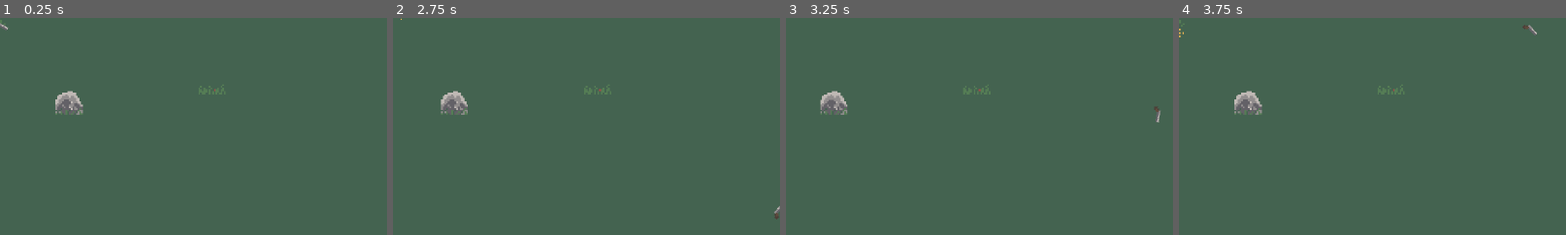
Above: before the commit, frames 1-4 (left to right).
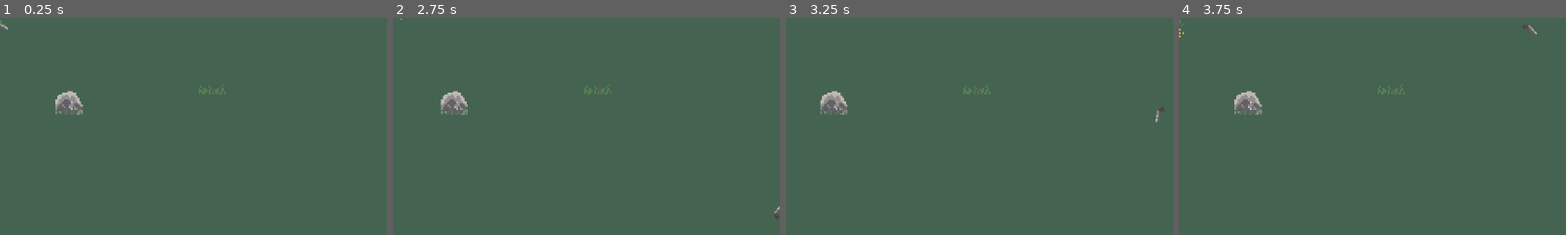
Above: after the commit, the same moments.

Repository: HedgeLizards/gobble
Game: Godot game, scene res://scenes/game.tscn
The game is run twice, just before and just after one commit, with the same random seed, the same clock (stepped at 60 frames per second) and the same inputs. This scene is started directly instead of the project's main scene.
Inputs (mouse positions are % of the whole screen's width and height, from its top left):
- Up to frame 1 (0.25 s): no input
- Up to frame 2 (2.75 s): tap Enter at 0.5, 2, 2.1 s; move the mouse to (72, 45) at 0.52 s; press the mouse at (72, 45) at 0.53 s; hold D (east) 0.53-1.28 s; tap Space at 1.25 s; move the mouse to (30, 55) at 1.27 s; release the mouse at (30, 55) at 1.28 s; hold S (south) 1.28-2.03 s; click (30, 55) at 1.35 s; move the mouse to (60, 28) at 2.02 s; press the mouse at (60, 28) at 2.03 s; hold D (east) from 2.03 s (still down)
- Up to frame 3 (3.25 s): move the mouse to (45, 70) at 2.77 s; release D (east) at 2.78 s; release the mouse at (45, 70) at 2.78 s; hold W (north) from 2.78 s (still down); click (45, 70) at 2.85 s
- Up to frame 4 (3.75 s): tap Space at 3.5 s; move the mouse to (80, 65) at 3.52 s; release W (north) at 3.53 s; press the mouse at (80, 65) at 3.53 s; hold A (west) from 3.53 s (still down)
The pictures show only the part of the screen within x 2-52%, y 0-50%; the shares and areas given below are measured in that part.

Frames 1-2 are identical in both runs. In frame 3, less than 0.1% of the frame differs, in the area x 95-98%, y 41-49%; in frame 4, nothing differs.

Commit message:
Fix Gun rotation and play shoot sound

Diff:
--- a/client/scenes/me.tscn
+++ b/client/scenes/me.tscn
@@ -1,8 +1,9 @@
-[gd_scene load_steps=5 format=3 uid="uid://ck2q3henidk1g"]
+[gd_scene load_steps=6 format=3 uid="uid://ck2q3henidk1g"]
 
 [ext_resource type="Script" path="res://scripts/me.gd" id="1_emed8"]
 [ext_resource type="Script" path="res://scripts/camera.gd" id="2_0fe2v"]
 [ext_resource type="Texture2D" uid="uid://dkof7xer4s15o" path="res://assets/Gobbles/Weapons/Gobble_Gun.png" id="3_bclpl"]
+[ext_resource type="AudioStream" uid="uid://cgpdy664su452" path="res://sounds/SFX_AutomaticRifle_Fire.wav" id="4_37to6"]
 
 [sub_resource type="RectangleShape2D" id="RectangleShape2D_g3144"]
 size = Vector2(12, 12)
@@ -31,3 +32,7 @@
 [node name="Sprite2D" type="Sprite2D" parent="Gun"]
 position = Vector2(9, 1)
 texture = ExtResource("3_bclpl")
+
+[node name="Shoot" type="AudioStreamPlayer" parent="."]
+stream = ExtResource("4_37to6")
+max_polyphony = 6
--- a/client/scripts/me.gd
+++ b/client/scripts/me.gd
@@ -13,7 +13,10 @@
 		$Sprite2D.flip_h = (position.x < previous_position.x)
 
 	%Gun.look_at(get_global_mouse_position())
+	%Gun.rotation = fposmod(%Gun.rotation, TAU)
+	%Gun.scale.y = -1 if %Gun.rotation > 0.5 * PI && %Gun.rotation < 1.5 * PI else 1
 	if Input.is_action_pressed("shoot") && cooldown < 0:
+		$Shoot.play()
 		shoot()
 
 func shoot():
